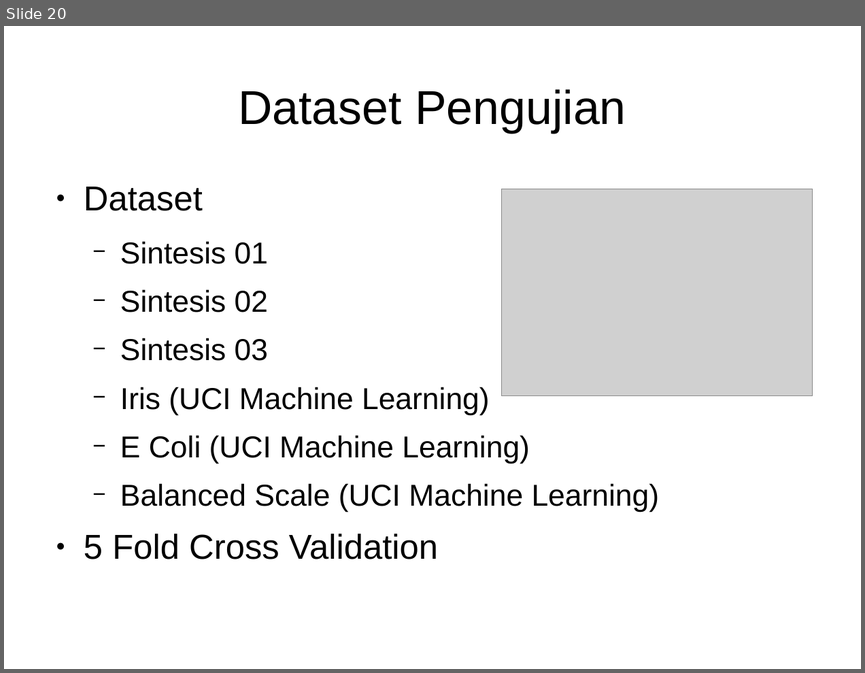
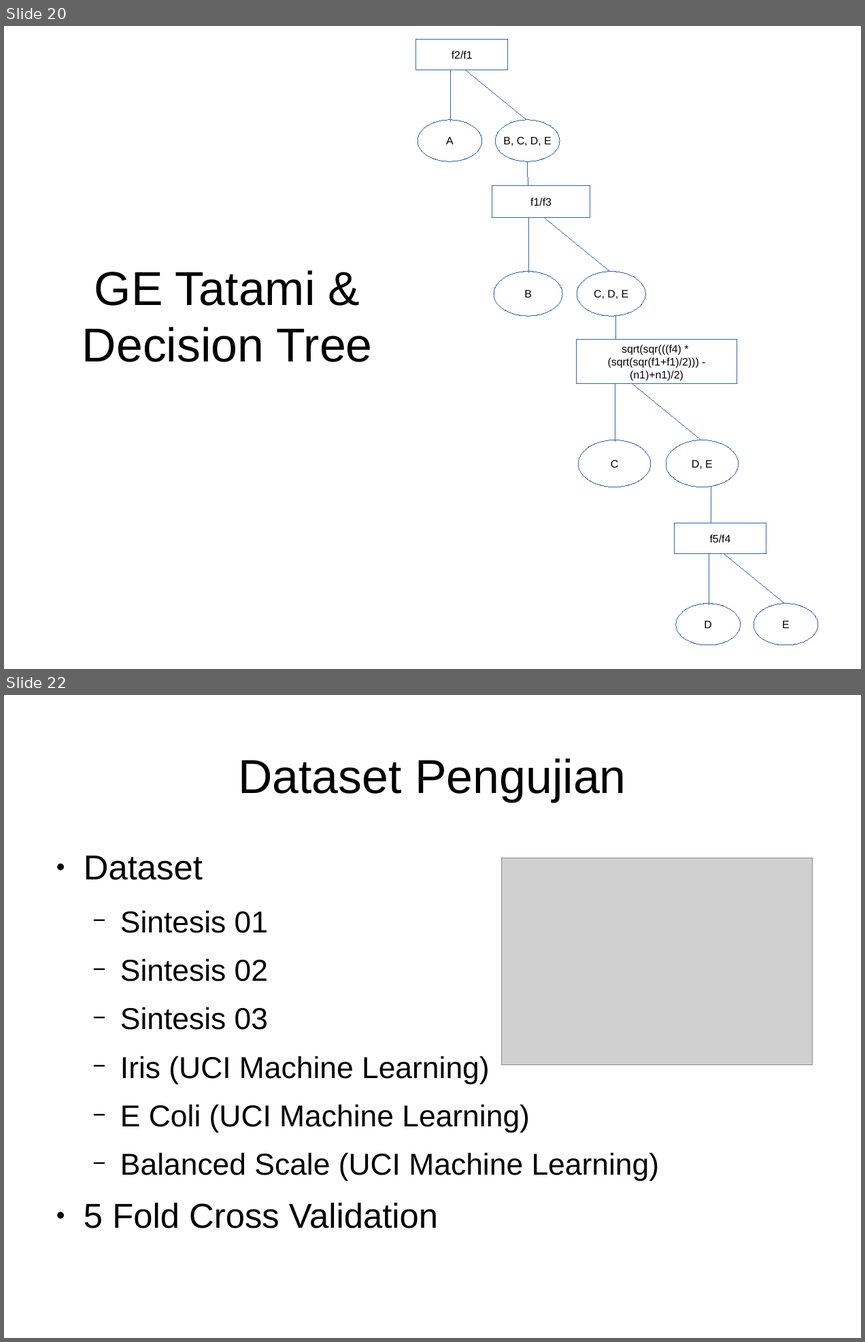
Before and after one commit to goFrendiAsgard/feature-extractor, a slide deck: report/pra-thesis.odp. Shown one above the other, each under a label of ours: slide 20 before the commit, slides 20 and 22 after it; the slides between them are not shown. The pictures are 865x673 and 865x1342 pixels, drawn with LibreOffice and Linux fonts; fonts in the diff are those of the drawing; grey boxes stand for pictures. Boxes give left, top, right and bottom in pixels: in the first picture for what was removed or moved away, otherwise in the second. Text is boxed around its words. In the diff, an @@ line names an element or a change of style, - is before the commit and + after.

```diff
--- a/report/pra-thesis.odp
+++ b/report/pra-thesis.odp
@@ slide 20 added at bbox=[4, 26, 861, 669], background #FFFFFF @@
@@ title added at bbox=[82, 270, 373, 362], 44 pt, text #000000 @@
+GE Tatami & Decision Tree
@@ group added at bbox=[416, 39, 818, 645]: 11 lines, 8 ellipses, 4 rectangles @@
+f2/f1
+A
+B, C, D, E
+f1/f3
+B
+C, D, E
+sqrt(sqr(((f4) *
+(sqrt(sqr(f1+f1)/2))) -
+(n1)+n1)/2)
+C
+D, E
+f5/f4
+D
+E
@@ what was slide 20 is now slide 22 @@
```
Also in this commit, not shown: 3 slides changed, 1 other slide added, 25 other files.
